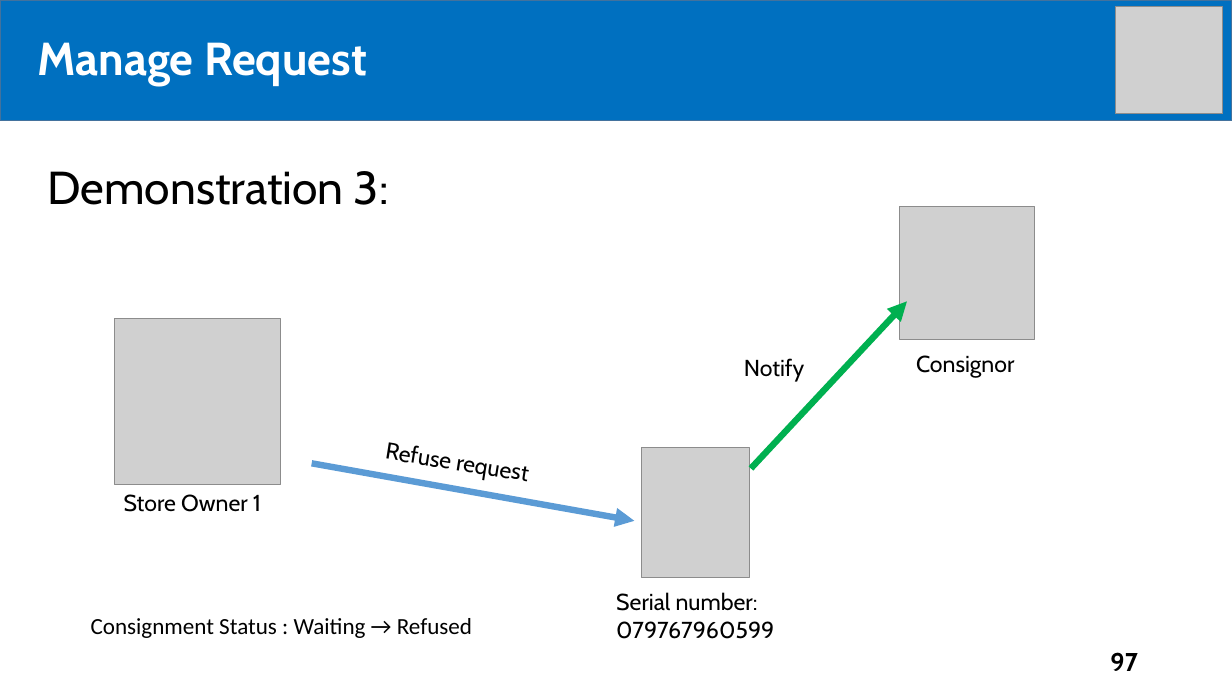
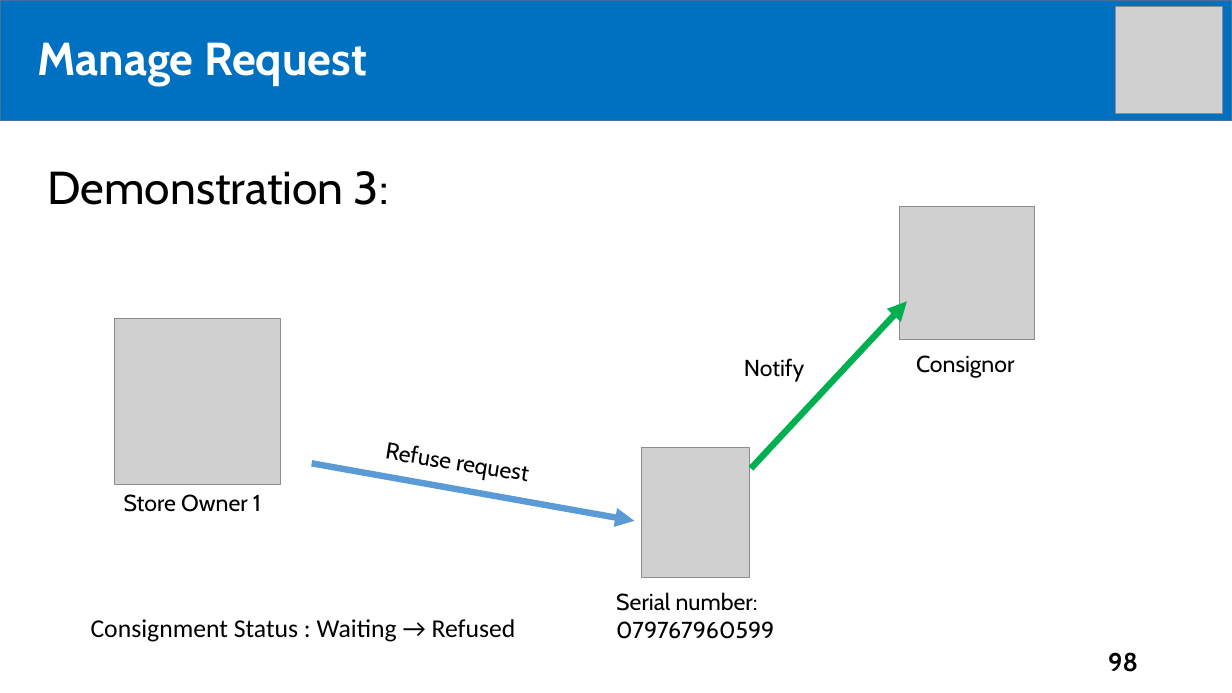
Before and after one commit to tiendan3108/CP, a slide deck: slide 98 of Source/Presentation/PreFinalPresentation.pptx (slide 97 before the commit). Drawn at 1232x693 pixels with LibreOffice and Linux fonts; fonts in the diff are those of the drawing; grey boxes stand for pictures. Boxes give left, top, right and bottom in pixels: in the first picture for what was removed or moved away, otherwise in the second. Text is boxed around its words. In the diff, an @@ line names an element or a change of style, - is before the commit and + after.

```diff
--- a/Source/Presentation/PreFinalPresentation.pptx
+++ b/Source/Presentation/PreFinalPresentation.pptx
@@ text "Consignment Status : Waiting → ..." at (91, 619, 516, 642): size 18 to 20 pt @@
@@ page number at (1108, 652, 1138, 672): text changed @@
-97
+98
```
Also in this commit, not shown: 11 other slides changed, 9 slides added, 3 slides removed.
